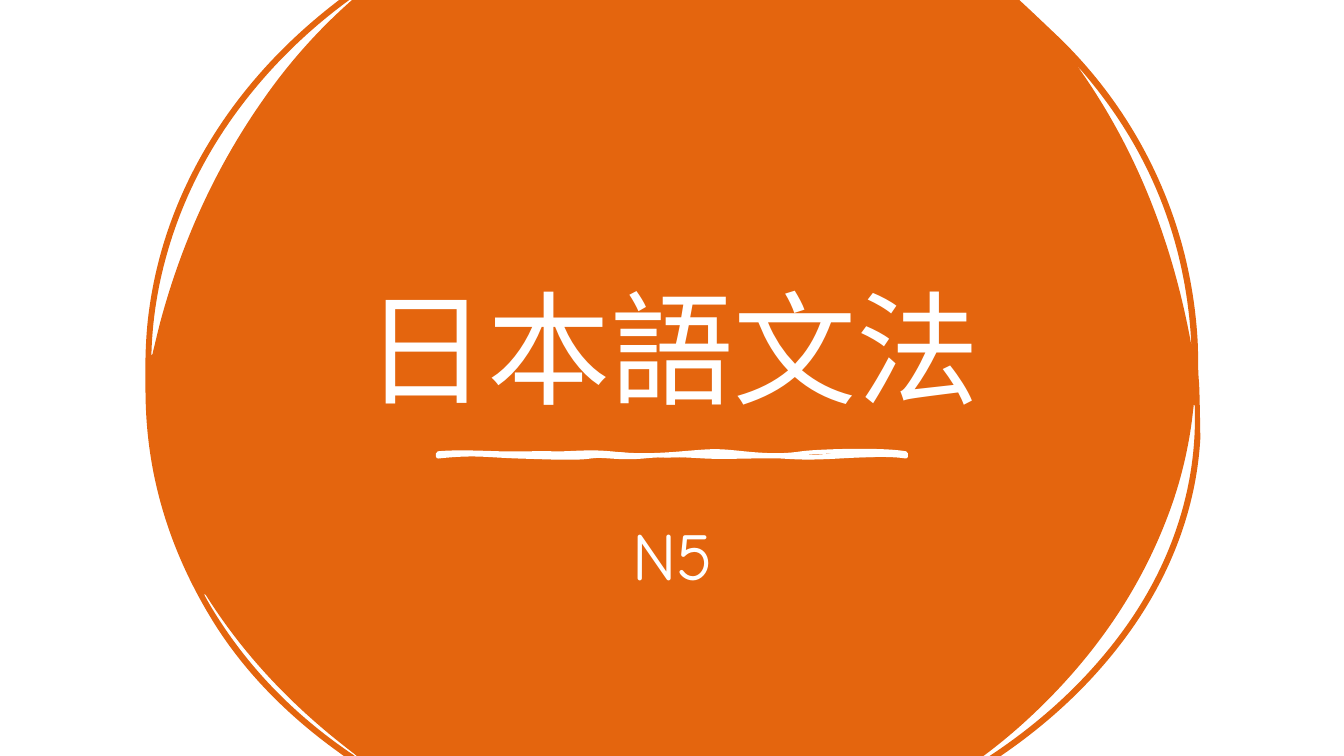
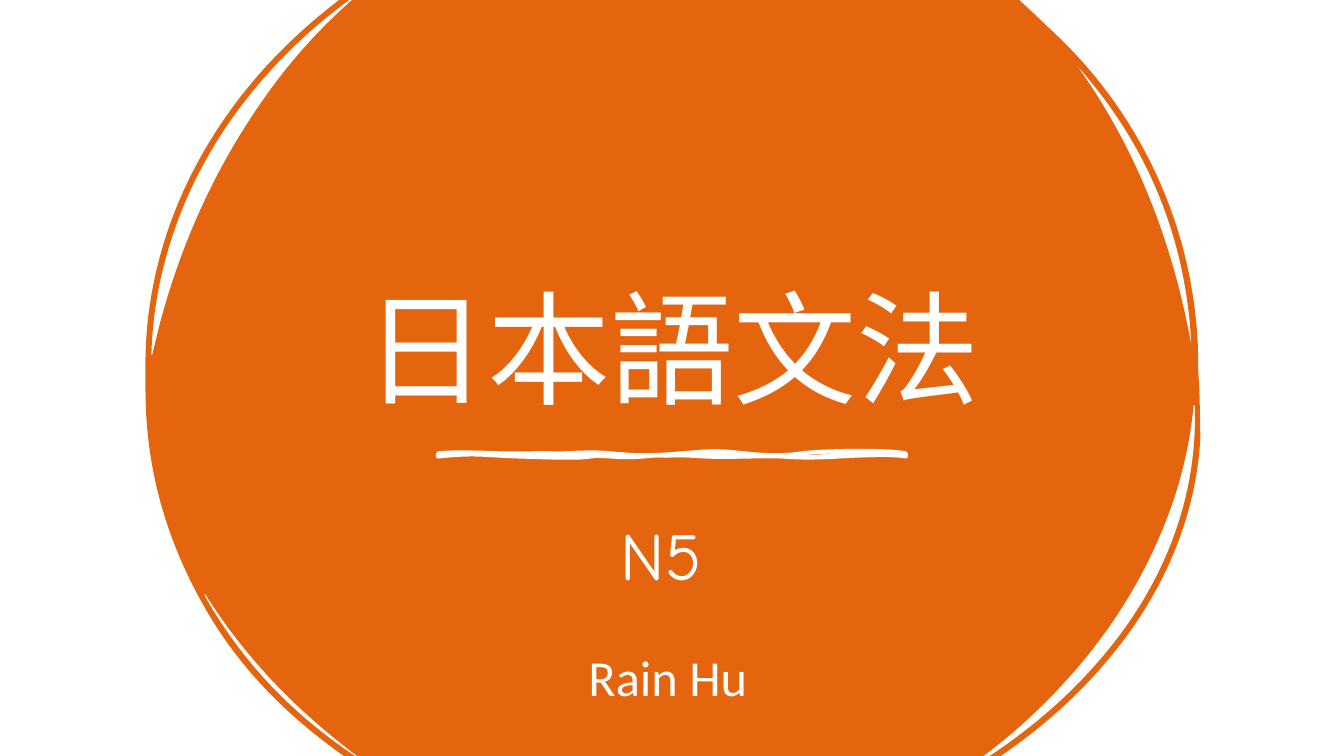
Before and after one commit to intervalrain/intervalrain.github.io, a slide deck: slide 1 of content/posts/jp/ppt/n5.pptx. Drawn at 1344x756 pixels with LibreOffice and Linux fonts; fonts in the diff are those of the drawing. Boxes give left, top, right and bottom in pixels: in the first picture for what was removed or moved away, otherwise in the second. Text is boxed around its words. In the diff, an @@ line names an element or a change of style, - is before the commit and + after.

Commit message:
update posts/jp/ppt/n5.pptx

```diff
--- a/content/posts/jp/ppt/n5.pptx
+++ b/content/posts/jp/ppt/n5.pptx
@@ subtitle "N5": place and size @@
-subtitle "N5" at (632,534,713,581)
+subtitle "N5" at (621,534,702,581)
@@ text added at (588,661,747,697), 36 pt, text #FFFFFF @@
+Rain Hu
```
Also in this commit, not shown: 20 slides added, 1 slide removed.
